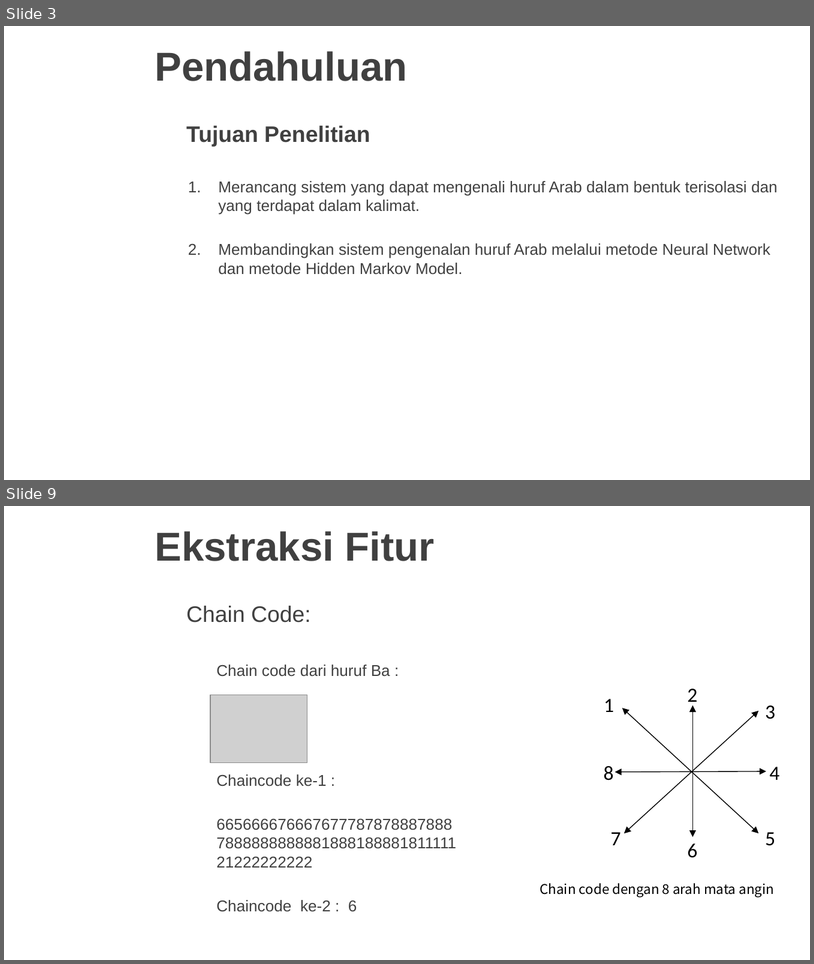
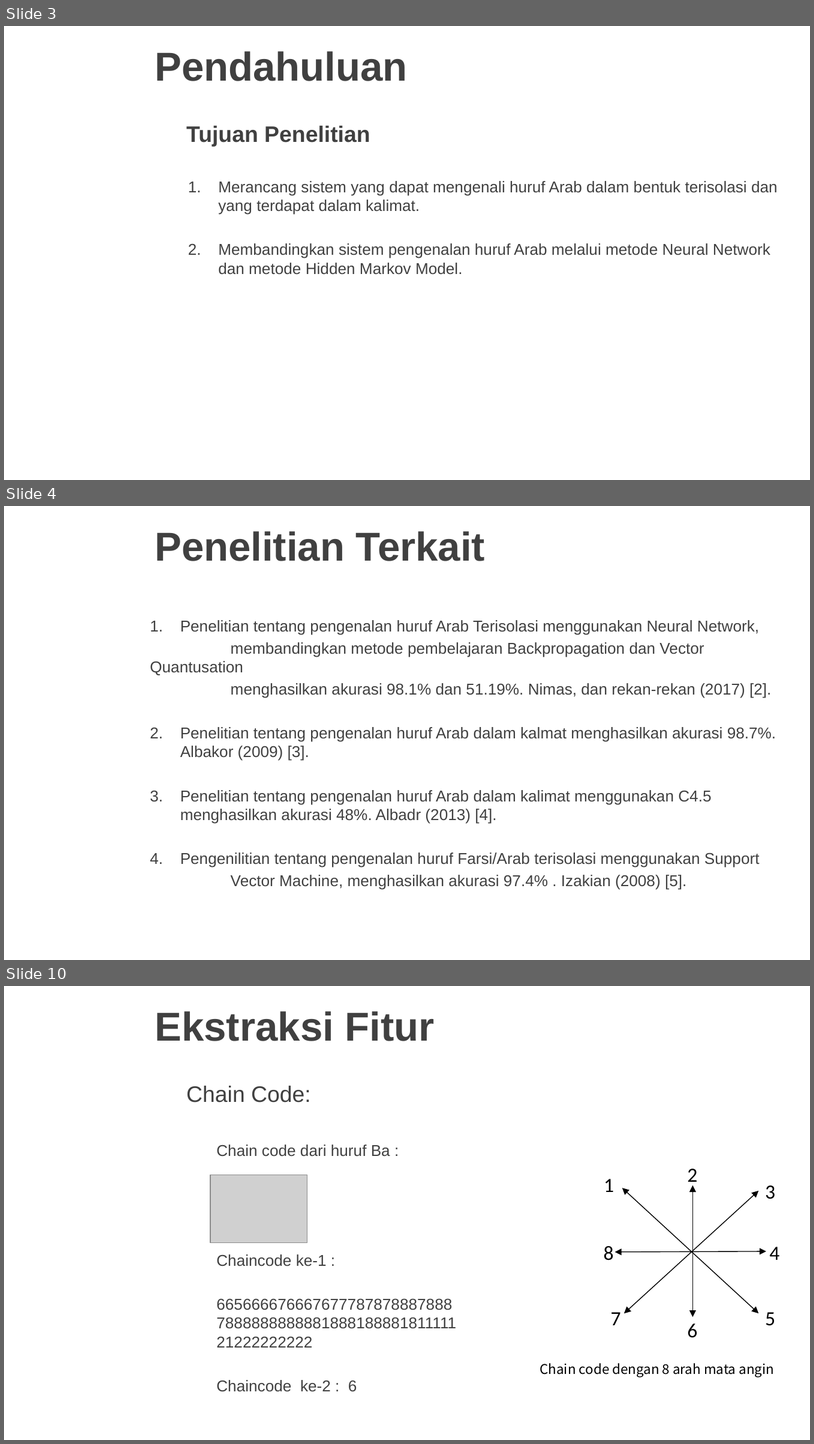
Before and after one commit to ainawind27/arabicocr-data, a slide deck: 1. presentasi/SEMINAR TESIS II/Green-abstract-background-and-squares-PowerPoint-Templates-Widescreen.pptx. Shown one above the other, each under a label of ours: slides 3 and 9 before the commit, slides 3, 4 and 10 after it; the slides between them are not shown. The pictures are 814x964 and 814x1444 pixels, drawn with LibreOffice and Linux fonts; fonts in the diff are those of the drawing; grey boxes stand for pictures; background and template pictures are left out. Boxes give left, top, right and bottom in pixels: in the first picture for what was removed or moved away, otherwise in the second. Text is boxed around its words. In the diff, an @@ line names an element or a change of style, - is before the commit and + after.

```diff
--- a/1. presentasi/SEMINAR TESIS II/Green-abstract-background-and-squares-PowerPoint-Templates-Widescreen.pptx
+++ b/1. presentasi/SEMINAR TESIS II/Green-abstract-background-and-squares-PowerPoint-Templates-Widescreen.pptx
@@ slide 4 added at [4,506,810,960], background picture (left out) @@
@@ title added at [155,531,485,561], 36 pt, text #404040, bold @@
+Penelitian Terkait
@@ text added at [150,620,776,889], 14 pt, text #404040 @@
+1. Penelitian tentang pengenalan huruf Arab Terisolasi menggunakan Neural Network,
+membandingkan metode pembelajaran Backpropagation dan Vector Quantusation
+menghasilkan akurasi 98.1% dan 51.19%. Nimas, dan rekan-rekan (2017) [2].
+2. Penelitian tentang pengenalan huruf Arab dalam kalmat menghasilkan akurasi 98.7%. Albakor (2009) [3].
+3. Penelitian tentang pengenalan huruf Arab dalam kalimat menggunakan C4.5 menghasilkan akurasi 48%. Albadr (2013) [4].
+4. Pengenilitian tentang pengenalan huruf Farsi/Arab terisolasi menggunakan Support
+Vector Machine, menghasilkan akurasi 97.4% . Izakian (2008) [5].
@@ what was slide 9 is now slide 10 @@
```
Also in this commit, not shown: 9 slides changed, 21 other slides added, 47 other files.
